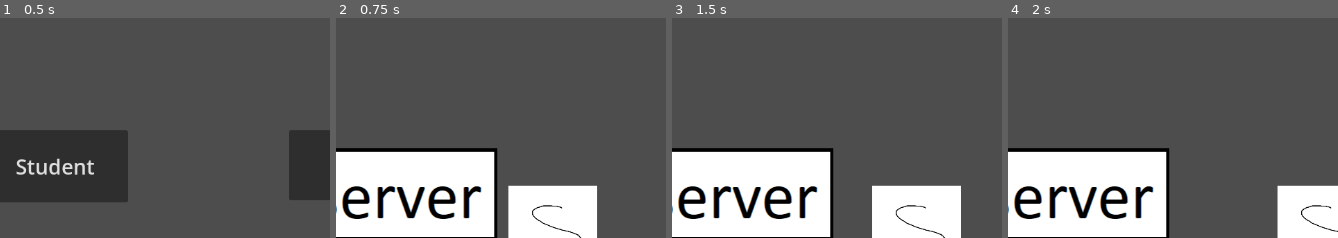
Above: before the commit, frames 1-4 (left to right).
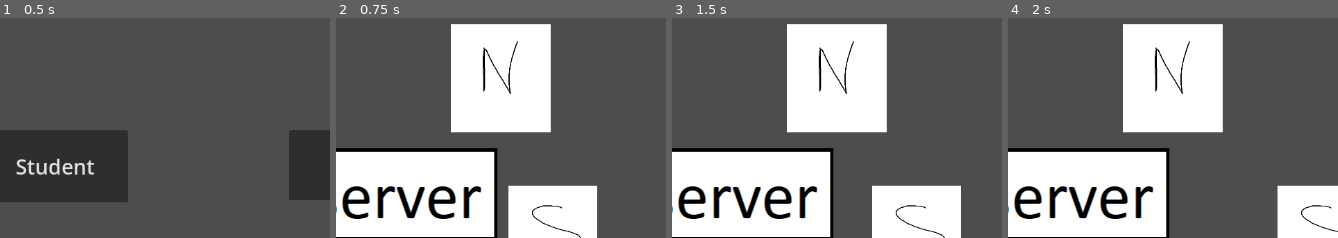
Above: after the commit, the same moments.

Repository: Deans-Paranoia/Deans-Paranoia
Game: Godot game, scene res://scenes/start_menu.tscn
Two runs of this game, one before a commit and one after it. Both use one fixed random seed, a clock stepped at 60 frames per second and the inputs below. The engine's default icon, where the game draws it, is replaced by a stand-in: a white triangle on a blue panel in a dark square.
Inputs:
- Up to frame 1 (0.5 s): no input
- Up to frame 2 (0.75 s): click "Student" at 0.5 s
- Up to frame 3 (1.5 s): tap Enter at 1.25 s; hold D (right) from 1.28 s (still down); hold E (interaction) from 1.28 s (still down)
- Up to frame 4 (2 s): keep holding D (right); keep holding E (interaction)
The pictures show only the part of the screen within x 8-58%, y 0-50%; the shares and areas given below are measured in that part.

Frame 1 is identical in both runs. In frame 2, 15% of the frame differs, in the area x 34-66%, y 2-53%; in frame 3, 15%; in frame 4, 15%.

Commit message:
Created script for npc, added functions to set up npc position

Diff:
--- a/scenes/level.tscn
+++ b/scenes/level.tscn
@@ -1,12 +1,9 @@
-[gd_scene load_steps=4 format=3 uid="uid://podb4rxtyveg"]
+[gd_scene load_steps=6 format=3 uid="uid://podb4rxtyveg"]
 
 [ext_resource type="Script" path="res://scripts/levelSetup.gd" id="1_xklf6"]
 [ext_resource type="PackedScene" uid="uid://ci2w51qx0u74u" path="res://scenes/fire_alarm.tscn" id="2_y0lwb"]
-
 [ext_resource type="PackedScene" uid="uid://bsgmwg36gvtxu" path="res://scenes/server.tscn" id="3_00481"]
-
 [ext_resource type="PackedScene" uid="uid://ci4moycif5owm" path="res://scenes/elevator.tscn" id="3_byqbw"]
-
 [ext_resource type="PackedScene" uid="uid://b4jtyggr1i1y5" path="res://scenes/booster.tscn" id="3_ikbec"]
 
 [node name="level" type="Node2D"]
@@ -14,10 +11,8 @@
 
 [node name="fire_alarm" parent="." instance=ExtResource("2_y0lwb")]
 
-
 [node name="server" parent="." instance=ExtResource("3_00481")]
 position = Vector2(347, 268)
-
 
 [node name="elevator" parent="." instance=ExtResource("3_byqbw")]
 
--- /dev/null
+++ b/scenes/npc.gd
@@ -0,0 +1,32 @@
+extends Node2D
+
+signal task_type_emitted
+# sygnal do emitowania wylosowanego taska
+
+func _ready():
+	# pobieramy numer zadania
+	var task_number = get_task_number()
+
+	# pobieramy wartosci taska do zmiennej
+	var task_data = globalScript.get_task_data(task_number)
+
+	# ustawiamy zmienna position na ta, ktora otrzymalismy w tasku
+	var position = Vector2(task_data.positionX, task_data.positionY)
+
+	# zmieniamy pozycje gracza na pozycje z taska
+	global_transform.origin = position
+
+	# dodaje taska do slownika UsedTasks i usuwa go z Tasks
+	globalScript.manage_task(task_number)
+
+	# emitujemy sygnal z wylosowanym zadaniem
+	emit_signal("task_type_emitted", task_data.taskType)
+
+func _process(_delta):
+	pass
+
+func get_task_number() -> int:
+	# metoda zwracajaca numerek wylosowanego taska
+	var rand = RandomNumberGenerator.new()
+	# zmienna do losowania numerku
+	return rand.randi() % globalScript.Tasks.size() + 1
--- a/scripts/levelSetup.gd
+++ b/scripts/levelSetup.gd
@@ -5,13 +5,18 @@
 
 # preloaduje do pamięci zwykłego gracza
 @onready var player_scene = preload("res://scenes/player.tscn")
+@onready var npc_scene = preload("res://scenes/npc.tscn")
 var current_player
+var npc
 
 func _ready():
 	# tworzy zwykłego gracza "na wszelki"
 	current_player = player_scene.instantiate()
 	add_child(current_player)
 	_replace_player()
+	# tworzy npca i dodaje go do sceny jako dziecko
+	npc = npc_scene.instantiate()
+	add_child(npc)
 
 func _replace_player():
 	# usuwa obecnego gracza
